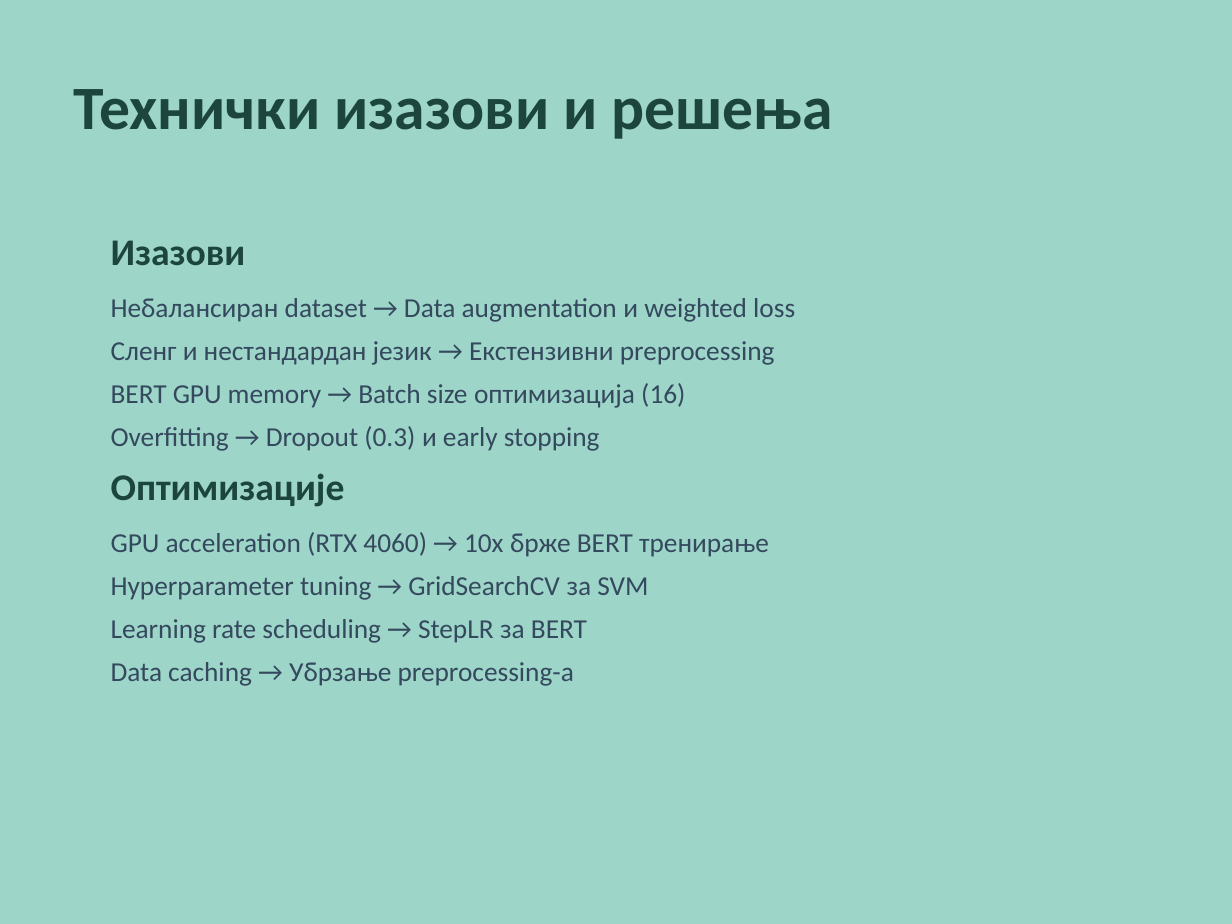
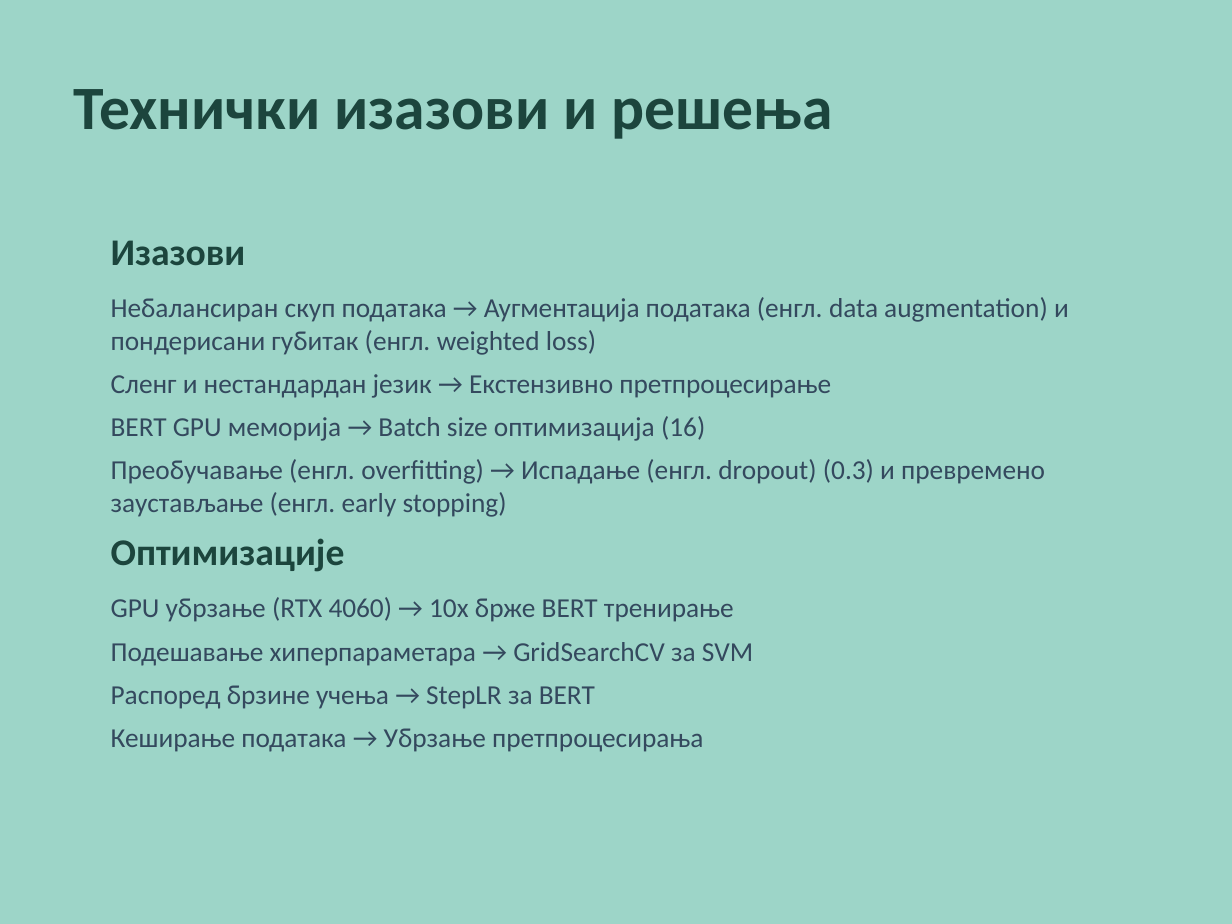
Before and after one commit to borisletic/diplomski, a slide deck: slide 14 of Prezentacija_Diplomski_Boris_Letic_RA_207_2021.pptx. Drawn at 1232x924 pixels with LibreOffice and Linux fonts; fonts in the diff are those of the drawing. Boxes give left, top, right and bottom in pixels: in the first picture for what was removed or moved away, otherwise in the second. Text is boxed around its words. In the diff, an @@ line names an element or a change of style, - is before the commit and + after.

```diff
--- a/Prezentacija_Diplomski_Boris_Letic_RA_207_2021.pptx
+++ b/Prezentacija_Diplomski_Boris_Letic_RA_207_2021.pptx
@@ text at [111, 297, 1069, 517]: text changed @@
-Небалансиран dataset → Data augmentation и weighted loss
-Сленг и нестандардан језик → Екстензивни preprocessing
-BERT GPU memory → Batch size оптимизација (16)
-Overfitting → Dropout (0.3) и early stopping
+Небалансиран скуп података → Аугментација података (енгл. data augmentation) и пондерисани губитак (енгл. weighted loss)
+Сленг и нестандардан језик → Екстензивно претпроцесирање
+BERT GPU меморија → Batch size оптимизација (16)
+Преобучавање (енгл. overfitting) → Испадање (енгл. dropout) (0.3) и превремено заустављање (енгл. early stopping)
@@ text at [111, 597, 753, 752]: text changed @@
-GPU acceleration (RTX 4060) → 10x брже BERT тренирање
-Hyperparameter tuning → GridSearchCV за SVM
-Learning rate scheduling → StepLR за BERT
-Data caching → Убрзање preprocessing-а
+GPU убрзање (RTX 4060) → 10x брже BERT тренирање
+Подешавање хиперпараметара → GridSearchCV за SVM
+Распоред брзине учења → StepLR за BERT
+Кеширање података → Убрзање претпроцесирања
```
Also in this commit, not shown: 10 other slides changed, 1 other file.
